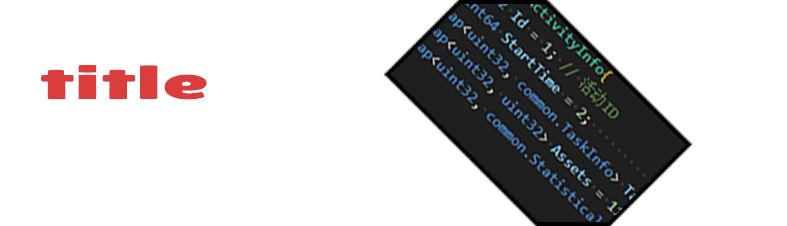
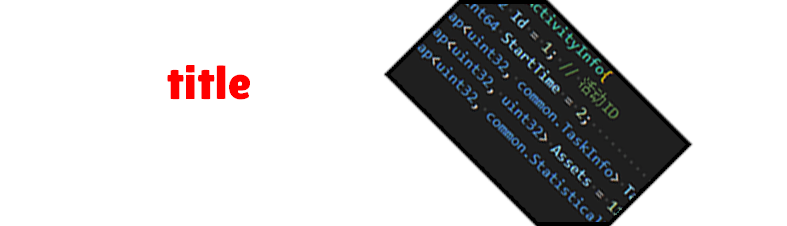
Layer changes from the first 787 × 226 image to the second:
painted on "title" over [41, 65, 250, 100]
